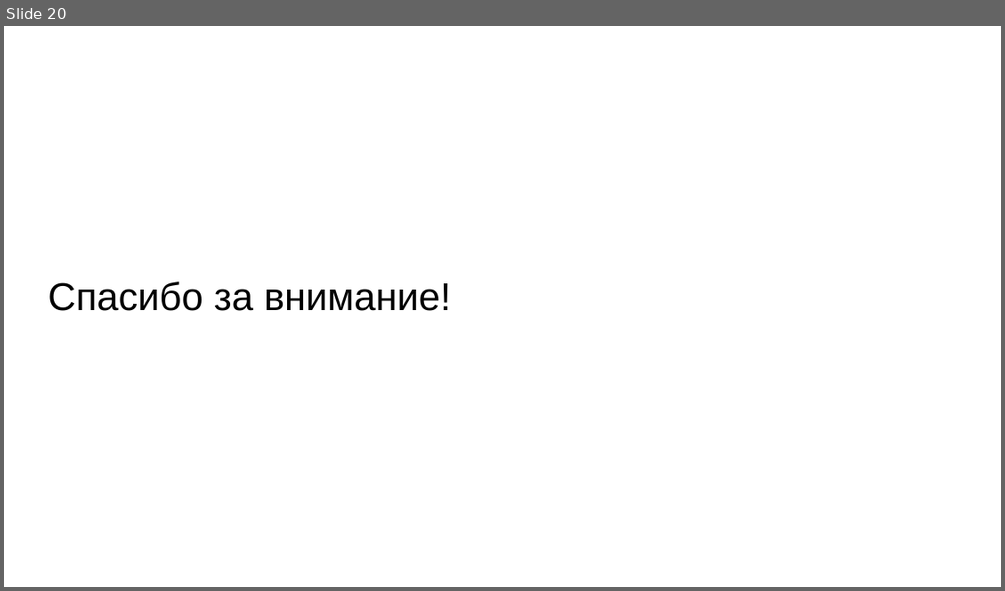
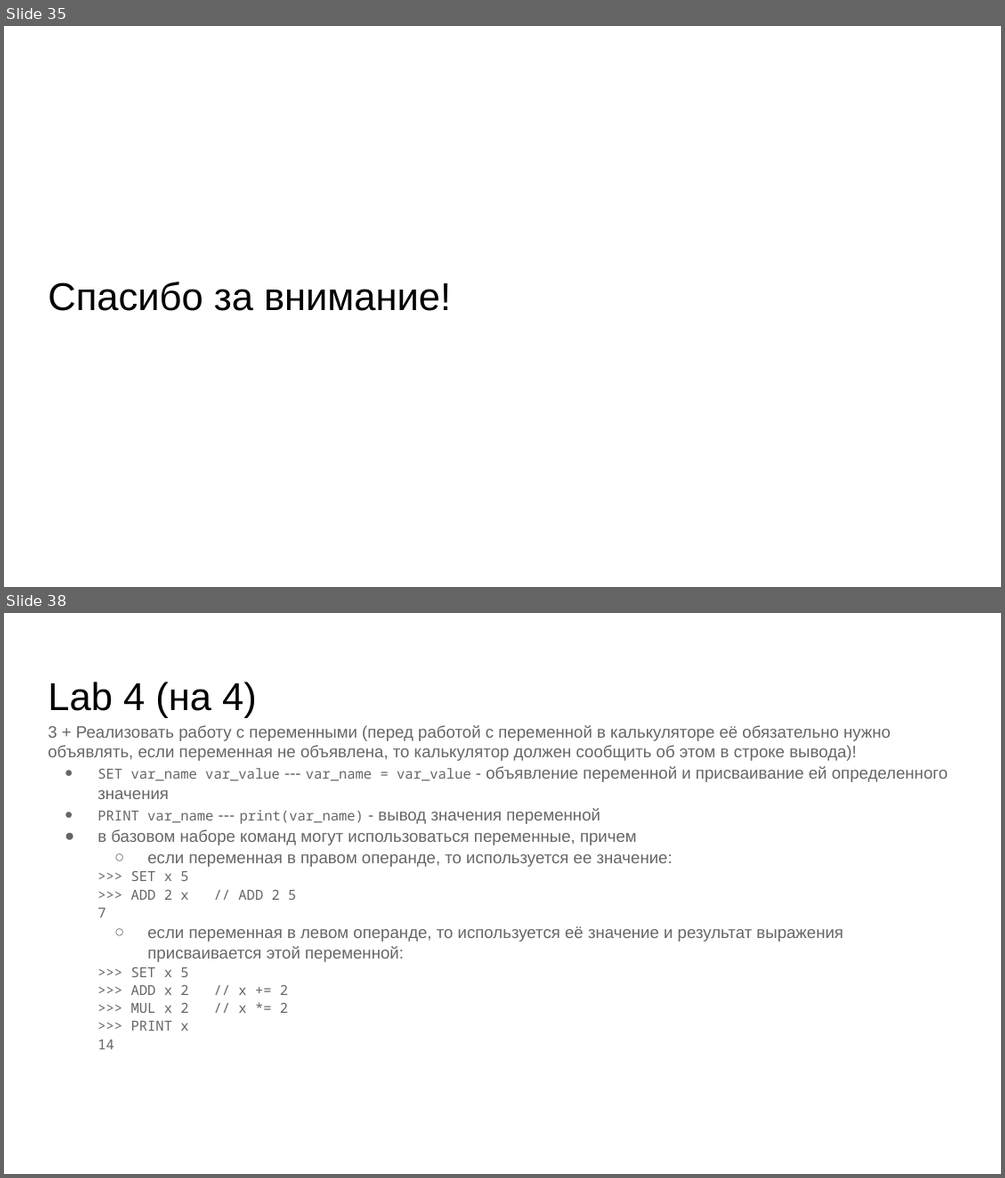
Before and after one commit to skhayrulin/python_course, a slide deck: lecture/Lecture12.pptx. Shown one above the other, each under a label of ours: slide 20 before the commit, slides 35 and 38 after it; the slides between them are not shown. The pictures are 1005x591 and 1005x1178 pixels, drawn with LibreOffice and Linux fonts; fonts in the diff are those of the drawing. Boxes give left, top, right and bottom in pixels: in the first picture for what was removed or moved away, otherwise in the second. Text is boxed around its words. In the diff, an @@ line names an element or a change of style, - is before the commit and + after.

Commit message:
Add lecture 12

```diff
--- a/lecture/Lecture12.pptx
+++ b/lecture/Lecture12.pptx
@@ slide 38 added at (4,613,1001,1174), background #FFFFFF @@
@@ title added at (48,682,257,718), 28 pt, text #000000 @@
+Lab 4 (на 4)
@@ text added at (48,725,947,1049), 12 pt, text #666666 @@
+3 + Реализовать работу с переменными (перед работой с переменной в калькуляторе её обязательно нужно объявлять, если переменная не объявлена, то калькулятор должен сообщить об этом в строке вывода)!
+● SET var_name var_value --- var_name = var_value - объявление переменной и присваивание ей определенного значения
+● PRINT var_name --- print(var_name) - вывод значения переменной
+● в базовом наборе команд могут использоваться переменные, причем
+  ○ если переменная в правом операнде, то используется ее значение:
+>>> SET x 5
+>>> ADD 2 x // ADD 2 5
+7
+  ○ если переменная в левом операнде, то используется её значение и результат выражения присваивается этой переменной:
+>>> SET x 5
+>>> ADD x 2 // x += 2
+>>> MUL x 2 // x *= 2
+>>> PRINT x
+14
@@ what was slide 20 is now slide 35 @@
```
Also in this commit, not shown: 32 other slides added, 14 slides removed, 8 other files.
